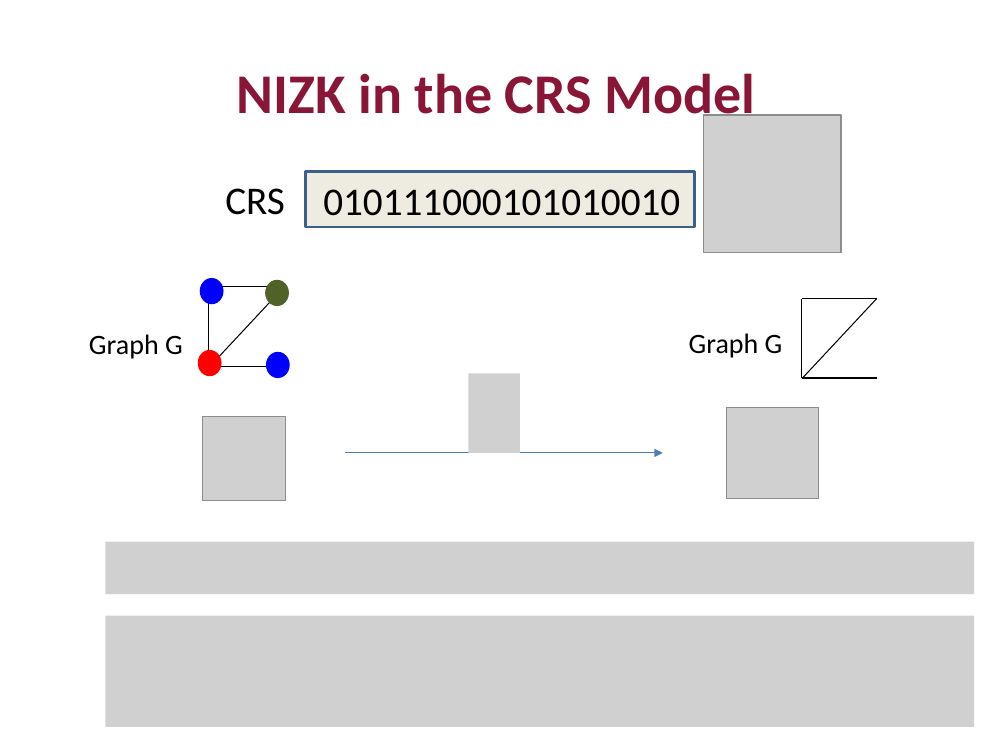
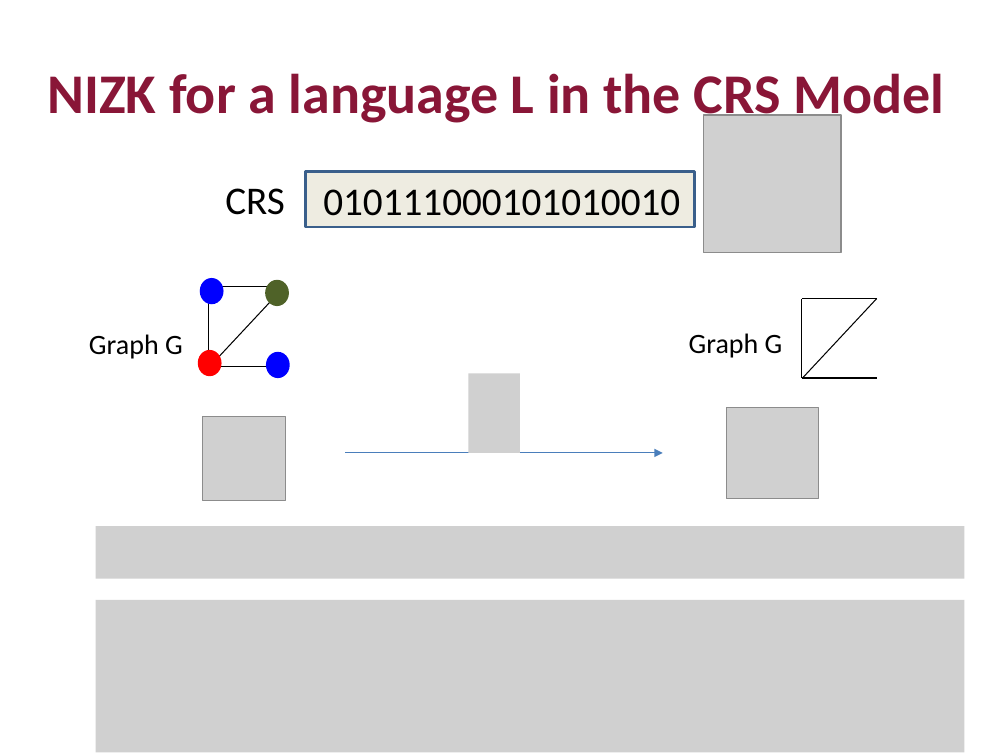
Before and after one commit to mit6875/mit6875.github.io, a slide deck: slide 6 of FA23SLIDES/lec16.pptx. Drawn at 1008x756 pixels with LibreOffice and Linux fonts; fonts in the diff are those of the drawing; grey boxes stand for pictures. Boxes give left, top, right and bottom in pixels: in the first picture for what was removed or moved away, otherwise in the second. Text is boxed around its words. In the diff, an @@ line names an element or a change of style, - is before the commit and + after.

```diff
--- a/FA23SLIDES/lec16.pptx
+++ b/FA23SLIDES/lec16.pptx
@@ text at bbox=[47, 73, 944, 126]: text changed @@
-NIZK in the CRS Model
+NIZK for a language L in the CRS Model
@@ picture: place and size @@
-picture at bbox=[105, 541, 974, 594]
+picture at bbox=[96, 526, 965, 579]
@@ picture: place and size @@
-picture at bbox=[105, 616, 974, 727]
+picture at bbox=[96, 600, 965, 752]
```
Also in this commit, not shown: 7 other slides changed, 5 slides added, 22 slides removed, 3 other files.
